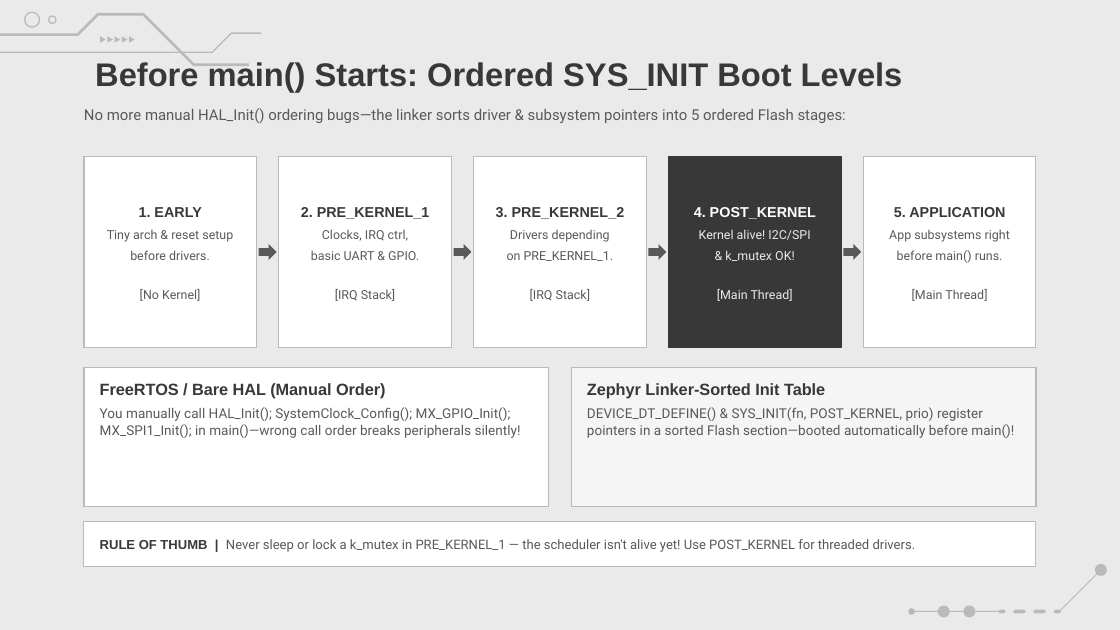
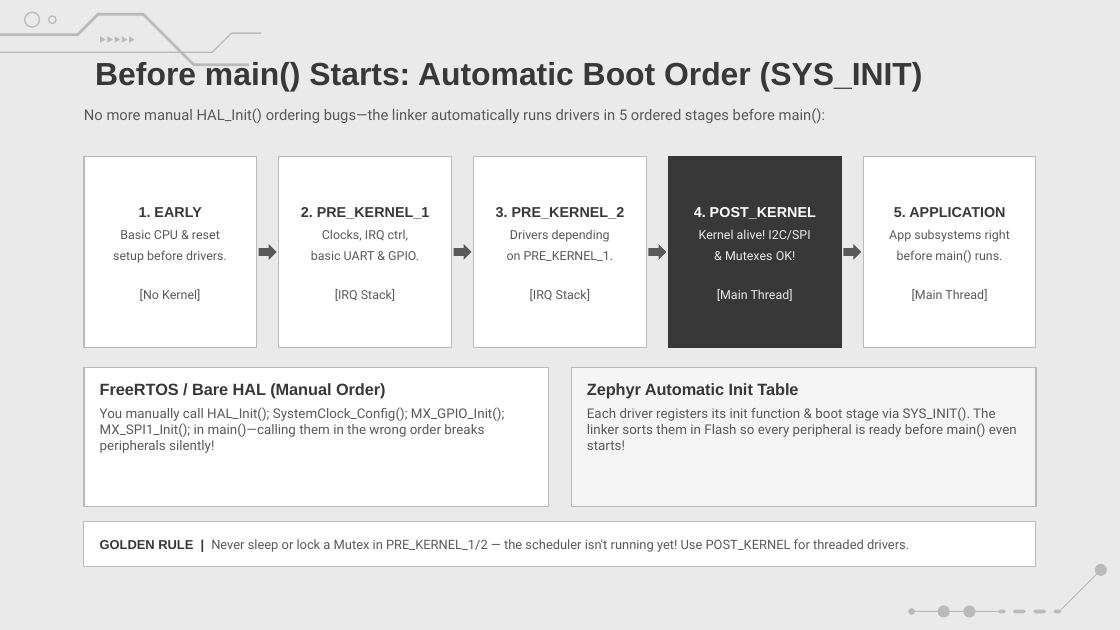
Before and after one commit to amrsaeedcse/zephyr-vs-freertos-presentation, a slide deck: slide 18 of Zephyr_RTOS_vs_FreeRTOS.pptx. Drawn at 1120x630 pixels with LibreOffice and Linux fonts; fonts in the diff are those of the drawing; background and template pictures are left out. Boxes give left, top, right and bottom in pixels: in the first picture for what was removed or moved away, otherwise in the second. Text is boxed around its words. In the diff, an @@ line names an element or a change of style, - is before the commit and + after.

Commit message:
Refine Part II Zephyr narrative, visuals & clarity (Slides 13-34)

```diff
--- a/Zephyr_RTOS_vs_FreeRTOS.pptx
+++ b/Zephyr_RTOS_vs_FreeRTOS.pptx
@@ title at [95, 60, 923, 92]: text changed; size 21 to 20.5 pt @@
-Before main() Starts: Ordered SYS_INIT Boot Levels
+Before main() Starts: Automatic Boot Order (SYS_INIT)
@@ text at [84, 108, 825, 123]: text changed; size 9.6 to 9.5 pt @@
-No more manual HAL_Init() ordering bugs—the linker sorts driver & subsystem pointers into 5 ordered Flash stages:
+No more manual HAL_Init() ordering bugs—the linker automatically runs drivers in 5 ordered stages before main():
@@ text in rectangle at [113, 230, 227, 263]: text changed @@
-Tiny arch & reset setup
-before drivers.
+Basic CPU & reset
+setup before drivers.
@@ text in rectangle at [699, 229, 810, 260]: text changed @@
-Kernel alive! I2C/SPI
-& k_mutex OK!
+Kernel alive! I2C/SPI
+& Mutexes OK!
@@ text in rectangle at [587, 383, 1017, 450]: text changed; size 8.7 to 8.6 pt @@
-Zephyr Linker-Sorted Init Table
-DEVICE_DT_DEFINE() & SYS_INIT(fn, POST_KERNEL, prio) register pointers in a sorted Flash section—booted automatically before main()!
+Zephyr Automatic Init Table
+Each driver registers its init function & boot stage via SYS_INIT(). The linker sorts them in Flash so every peripheral is ready before main() even starts!
@@ text in rectangle at [100, 407, 505, 453]: text changed; size 8.7 to 8.6 pt @@
-You manually call HAL_Init(); SystemClock_Config(); MX_GPIO_Init(); MX_SPI1_Init(); in main()—wrong call order breaks peripherals silently!
+You manually call HAL_Init(); SystemClock_Config(); MX_GPIO_Init(); MX_SPI1_Init(); in main()—calling them in the wrong order breaks peripherals silently!
@@ text in rectangle at [100, 539, 909, 552]: text changed; size 8.4 to 8.3 pt @@
-RULE OF THUMB | Never sleep or lock a k_mutex in PRE_KERNEL_1 — the scheduler isn't alive yet! Use POST_KERNEL for threaded drivers.
+GOLDEN RULE | Never sleep or lock a Mutex in PRE_KERNEL_1/2 — the scheduler isn't running yet! Use POST_KERNEL for threaded drivers.
```
Also in this commit, not shown: 19 other slides changed, 1 slide added, 1 slide removed, 2 other files.
